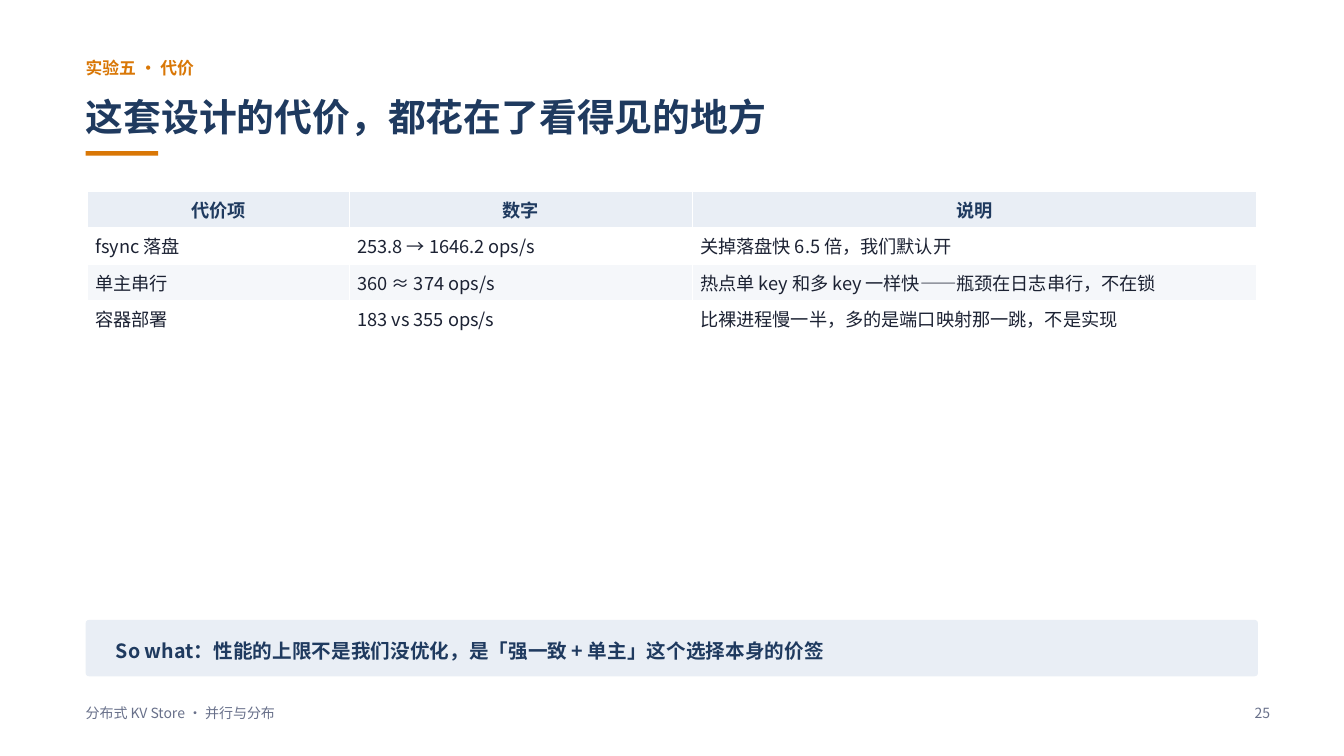
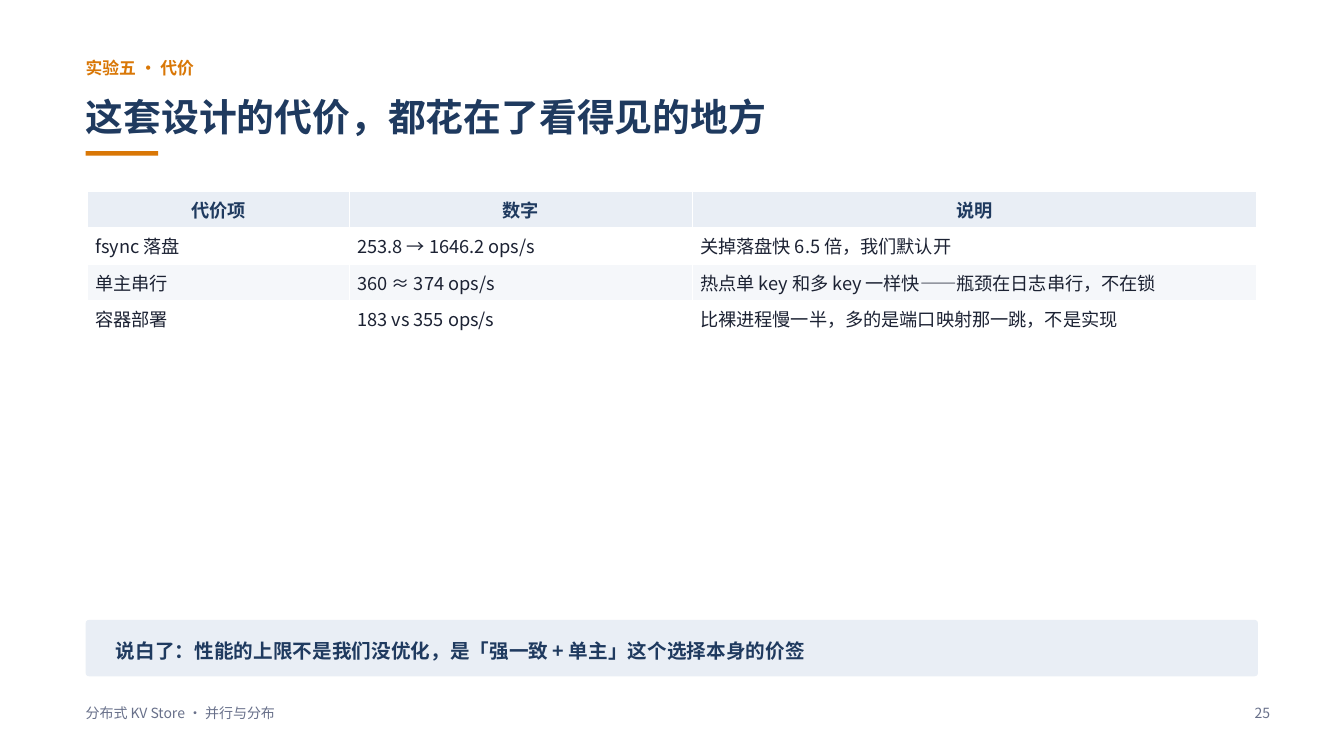
Before and after one commit to L1tiansuo/distributed-kv-store, a slide deck: slide 25 of ppt/分布式KV Store 讲解_v2.pptx. Drawn at 1344x756 pixels with LibreOffice and Linux fonts; fonts in the diff are those of the drawing. Boxes give left, top, right and bottom in pixels: in the first picture for what was removed or moved away, otherwise in the second. Text is boxed around its words. In the diff, an @@ line names an element or a change of style, - is before the commit and + after.

```diff
--- a/ppt/分布式KV Store 讲解_v2.pptx
+++ b/ppt/分布式KV Store 讲解_v2.pptx
@@ text at box(116, 641, 805, 661): text changed @@
-So what：性能的上限不是我们没优化，是「强一致 + 单主」这个选择本身的价签
+说白了：性能的上限不是我们没优化，是「强一致 + 单主」这个选择本身的价签
```
Also in this commit, not shown: 25 other slides changed, 3 other files.
